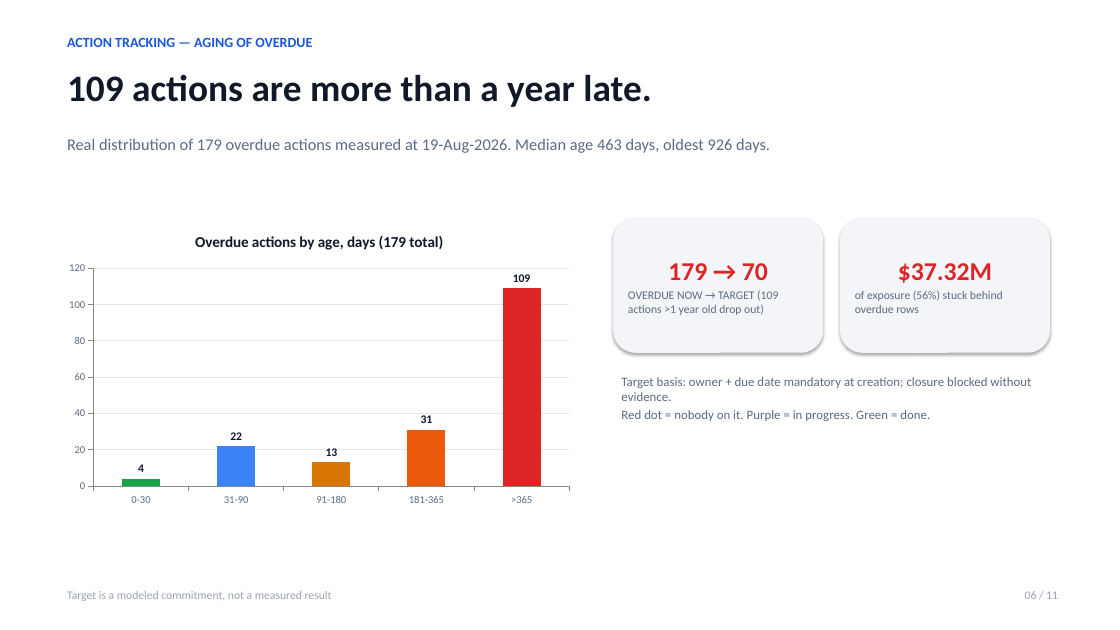
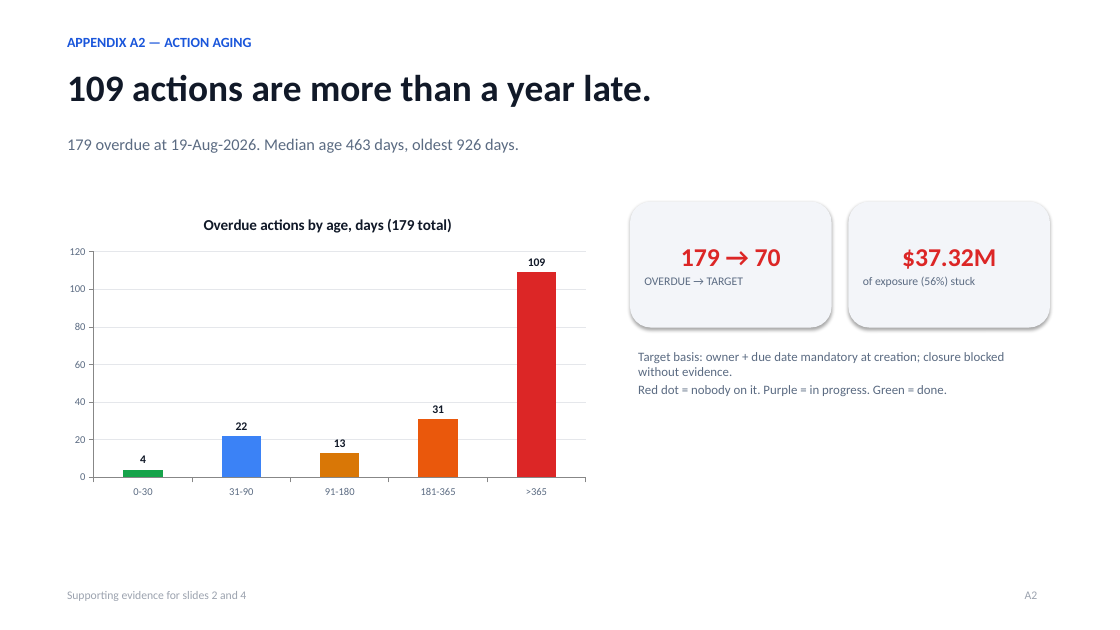
Before and after one commit to naufalraihans/lomba-caliber, a slide deck: slide 9 of submission/03_presentation.pptx (slide 6 before the commit). Drawn at 1120x630 pixels with LibreOffice and Linux fonts; fonts in the diff are those of the drawing. Boxes give left, top, right and bottom in pixels: in the first picture for what was removed or moved away, otherwise in the second. Text is boxed around its words. In the diff, an @@ line names an element or a change of style, - is before the commit and + after.

Commit message:
deck rev6: official 7+appendix pptx, Team Pengacara IT PLN, native charts

```diff
--- a/submission/03_presentation.pptx
+++ b/submission/03_presentation.pptx
@@ text at [67, 38, 252, 47]: text changed @@
-ACTION TRACKING — AGING OF OVERDUE
+APPENDIX A2 — ACTION AGING
@@ text at [67, 138, 519, 153]: text changed @@
-Real distribution of 179 overdue actions measured at 19-Aug-2026. Median age 463 days, oldest 926 days.
+179 overdue at 19-Aug-2026. Median age 463 days, oldest 926 days.
@@ column chart: place and size @@
-column chart at [59, 218, 580, 513]
+column chart at [59, 202, 597, 504]
@@ rounded rectangle "179 → 70": place and size @@
-rounded rectangle "179 → 70" at [613, 218, 823, 353]
+rounded rectangle "179 → 70" at [630, 202, 832, 328]
@@ rounded rectangle "$37.32M": place and size @@
-rounded rectangle "$37.32M" at [840, 218, 1050, 353]
+rounded rectangle "$37.32M" at [849, 202, 1050, 328]
@@ text in rounded rectangle at [644, 277, 743, 285]: text changed @@
-OVERDUE NOW → TARGET (109 actions >1 year old drop out)
+OVERDUE → TARGET
@@ text in rounded rectangle at [863, 276, 976, 287]: text changed @@
-of exposure (56%) stuck behind overdue rows
+of exposure (56%) stuck
@@ text "Target basis: owner + due ..." rewrapped from [621, 377, 1031, 421] to [638, 352, 1005, 396] @@
@@ text removed at [67, 591, 332, 601] @@
-Target is a modeled commitment, not a measured result
@@ text added at [67, 591, 246, 601], 10 pt, text #9CA3AF @@
+Supporting evidence for slides 2 and 4
@@ text at [1025, 591, 1038, 599]: text changed @@
-06 / 11
+A2
```
Also in this commit, not shown: 7 other slides changed, 4 slides added, 3 slides removed, 2 other files.
